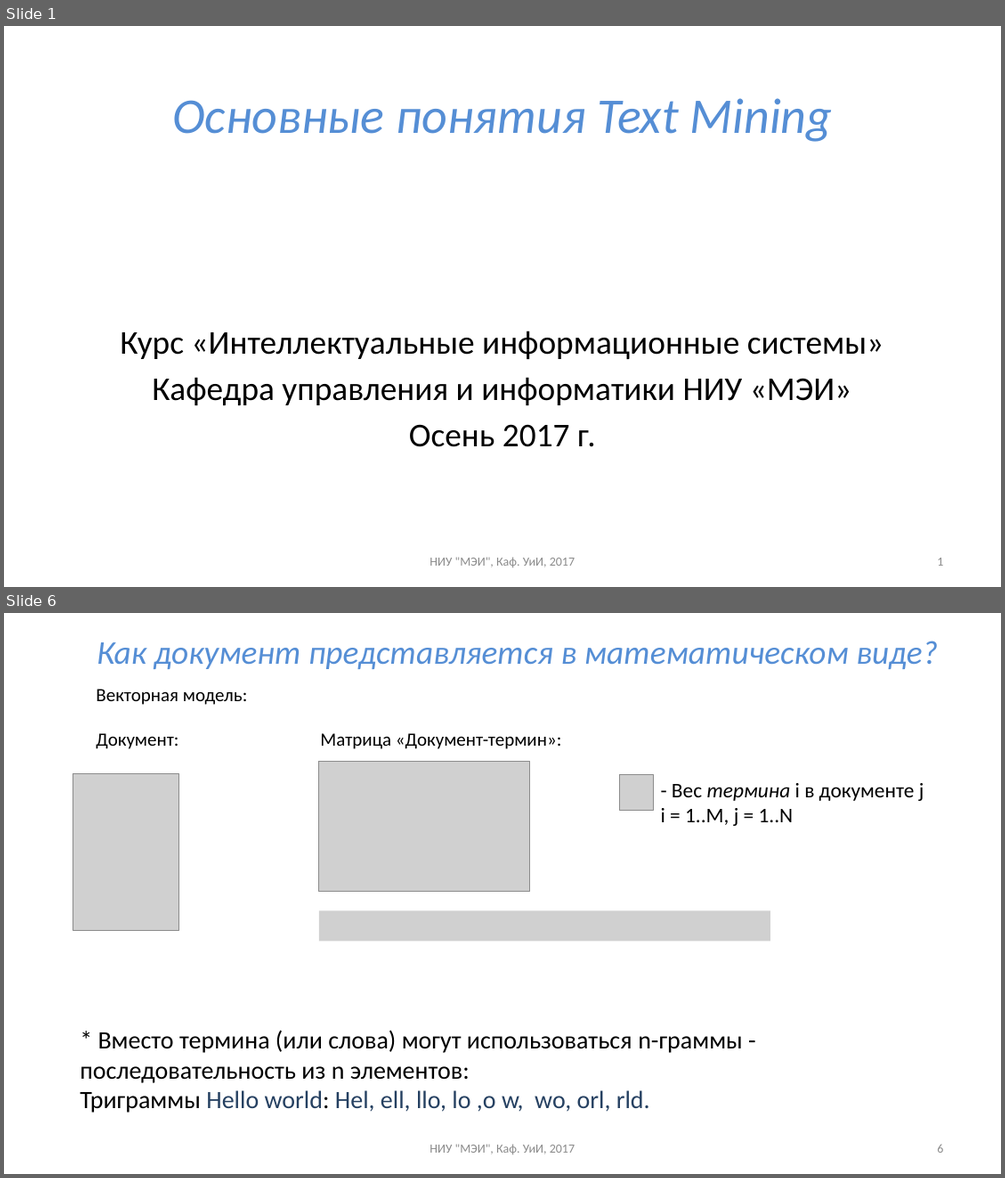
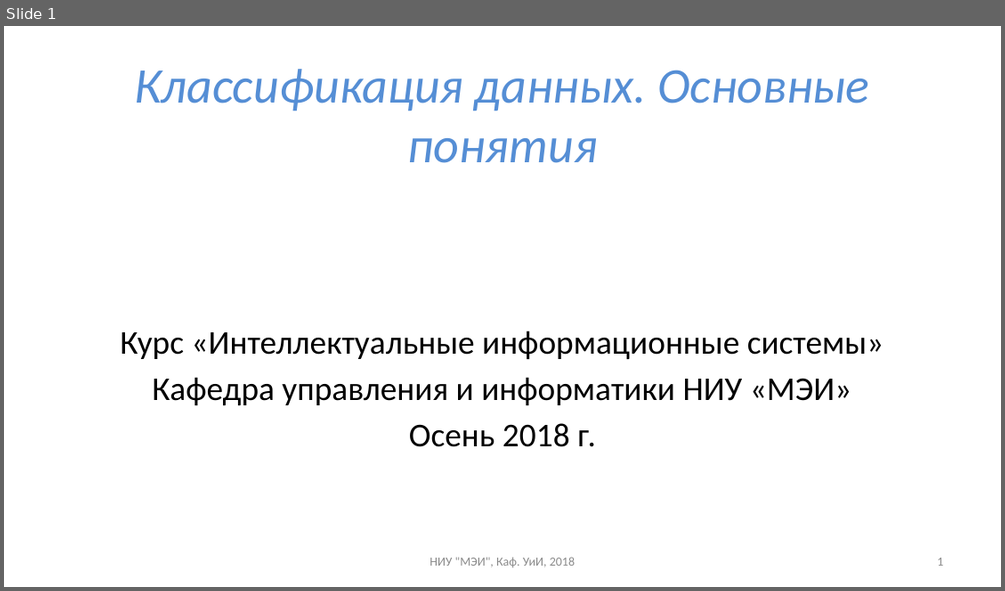
Before and after one commit to uii-mpei/uii-mpei.github.io, a slide deck: study/courses/iis/IIS_lec_2.pptx. Shown one above the other, each under a label of ours: slides 1 and 6 before the commit, slide 1 after it; the slides between them are not shown. The pictures are 1005x1178 and 1005x591 pixels, drawn with LibreOffice and Linux fonts; fonts in the diff are those of the drawing; grey boxes stand for pictures. Boxes give left, top, right and bottom in pixels: in the first picture for what was removed or moved away, otherwise in the second. Text is boxed around its words. In the diff, an @@ line names an element or a change of style, - is before the commit and + after.

```diff
--- a/study/courses/iis/IIS_lec_2.pptx
+++ b/study/courses/iis/IIS_lec_2.pptx
@@ slide 6 removed at (x1=4, y1=613, x2=1001, y2=1174), background #FFFFFF @@
@@ title removed at (x1=97, y1=641, x2=938, y2=669) @@
-Как документ представляется в математическом виде?
@@ text removed at (x1=96, y1=689, x2=561, y2=749) @@
-Векторная модель:
-Документ: Матрица «Документ-термин»:
@@ picture removed at (x1=319, y1=761, x2=530, y2=892) @@
@@ picture removed at (x1=73, y1=774, x2=179, y2=930) @@
@@ picture removed at (x1=620, y1=774, x2=654, y2=811) @@
@@ text removed at (x1=661, y1=783, x2=924, y2=826) @@
-- Вес термина i в документе j
-i = 1..M, j = 1..N
@@ picture removed at (x1=319, y1=910, x2=770, y2=941) @@
@@ text removed at (x1=80, y1=1030, x2=743, y2=1112) @@
-* Вместо термина (или слова) могут использоваться n-граммы - последовательность из n элементов:
-Триграммы Hello world: Hel, ell, llo, lo ,o w, wo, orl, rld.
@@ text removed at (x1=429, y1=1143, x2=574, y2=1154) @@
-НИУ "МЭИ", Каф. УиИ, 2017
@@ page number removed at (x1=937, y1=1144, x2=943, y2=1152) @@
-6
@@ slide 1 changed as well @@
@@ title at (x1=134, y1=69, x2=869, y2=163): text changed @@
-Основные понятия Text Mining
+Классификация данных. Основные понятия
@@ text at (x1=409, y1=423, x2=596, y2=447): text changed @@
-Осень 2017 г.
+Осень 2018 г.
@@ text at (x1=429, y1=556, x2=574, y2=567): text changed @@
-НИУ "МЭИ", Каф. УиИ, 2017
+НИУ "МЭИ", Каф. УиИ, 2018
```
Also in this commit, not shown: 7 other slides changed, 7 slides added, 14 other slides removed, 2 other files.
